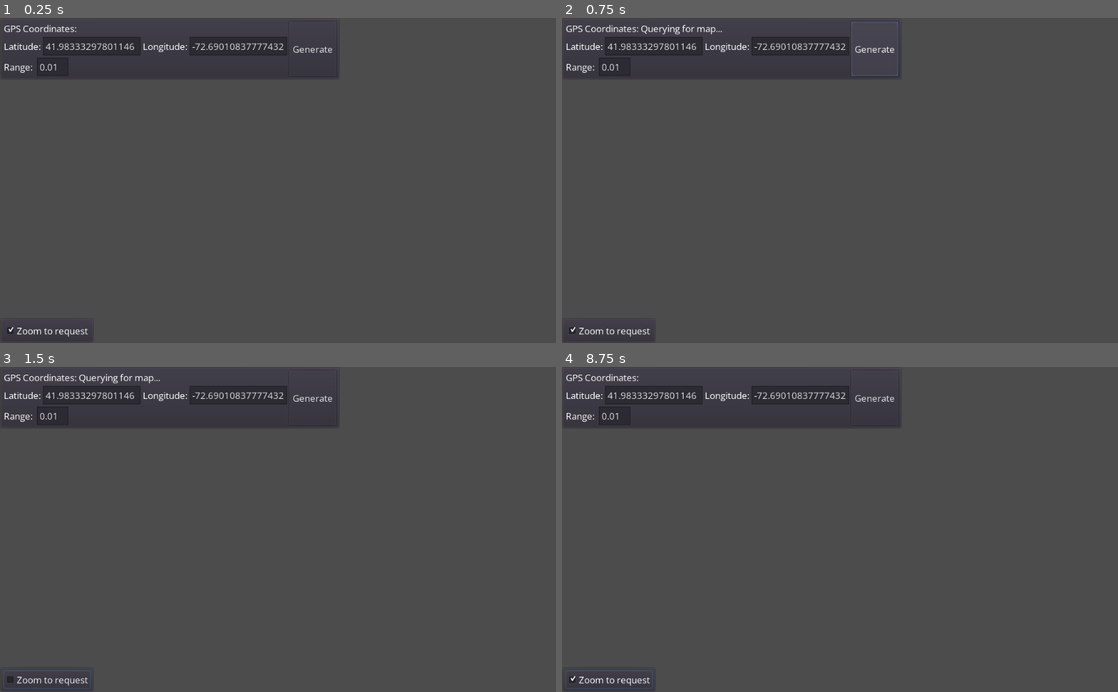
Above: before the commit, frames 1-4 (two rows, left to right).
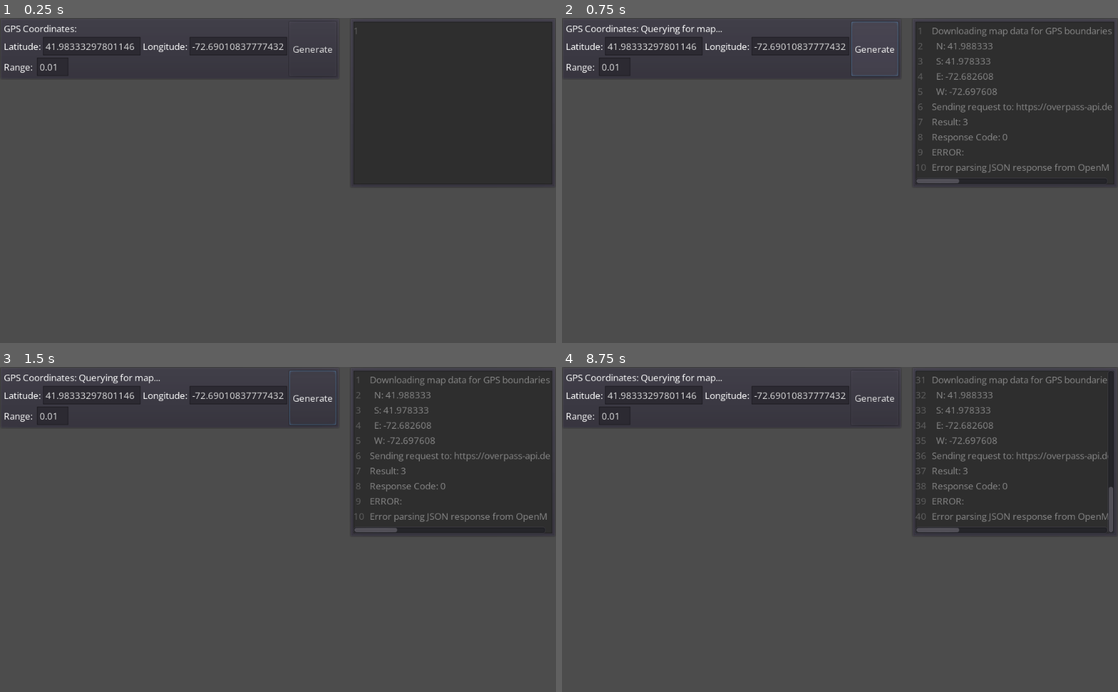
Above: after the commit, the same moments.

Repository: Netruk44/walking-app-proto-v2
Game: Godot game, scene res://scenes/Root.tscn
Same seed, same stepped clock (60 frames per second), same inputs: the game is played once before the commit and once after it.
Inputs (mouse positions are in pixels of both pictures, inside the frame that each line leads up to):
- Up to frame 1 (0.25 s): no input
- Up to frame 2 (0.75 s): click "Generate" at 0.5 s
- Up to frame 3 (1.5 s): click (44, 679) at 1.25 s, where only the run before the commit has a clickable "Zoom to request"
- Up to frame 4 (8.75 s): click "Generate" at 2 s; click (606, 679) at 2.75 s, where only the run before the commit has a clickable "Zoom to request"; click "Generate" at 3.5 s; click (606, 679) at 4.25 s, where only the run before the commit has a clickable "Zoom to request"; tap Enter at 5, 6.5, 8 s; move the mouse to (962, 513) at 5.02 s; click (962, 513) at 5.17 s; tap Space at 5.75, 7.25 s; drag from (728, 545) to (812, 594) at 5.77 s; move the mouse to (895, 458) at 6.52 s; click (895, 458) at 6.67 s; drag from (812, 594) to (673, 480) at 7.27 s; move the mouse to (1006, 578) at 8.02 s; click (1006, 578) at 8.17 s

The runs differ from the first frame. In frame 1, 18% of the frame differs, in the area x 1-100%, y 1-99%; in frame 2, 17%; in frame 3, 17%; in frame 4, 16%.

Commit message:
Aspect ratio fixes. Fixes for request area display

Diff:
--- a/scenes/Root.tscn
+++ b/scenes/Root.tscn
@@ -51,7 +51,6 @@
 margin_bottom = 114.0
 
 [node name="ConsolePanel" parent="UI_CanvasLayer/UI" instance=ExtResource( 4 )]
-visible = false
 anchor_left = 1.0
 anchor_right = 1.0
 margin_left = -380.0
@@ -59,6 +58,7 @@
 margin_bottom = 314.0
 
 [node name="ZoomContainer" type="PanelContainer" parent="UI_CanvasLayer/UI"]
+visible = false
 anchor_top = 1.0
 anchor_bottom = 1.0
 margin_top = -46.0
--- a/scenes/UI/GPSCoordsPanel.gd
+++ b/scenes/UI/GPSCoordsPanel.gd
@@ -42,8 +42,8 @@
 	var r = float(rangeText) / 2.0
 
 	# Get extents
-	var e = center_longitude + r
-	var w = center_longitude - r
+	var e = center_longitude + 1.5 * r # The world isn't square.
+	var w = center_longitude - 1.5 * r # It's wider than it is tall.
 
 	var n = center_latitude + r
 	var s = center_latitude - r
--- a/scripts/Map.gd
+++ b/scripts/Map.gd
@@ -14,6 +14,8 @@
 # OpenMaps data
 var nodes = {} # "id": int64:  {"lat": float, "lon": float}
 var ways = {} # "id": int64: {"nodes": list<int64>}
+
+var oob_size = 5.0
 
 func on_info(txt):
 	emit_signal("on_info", txt)
@@ -61,59 +63,97 @@
 			self.on_error('Unknown object type "%s", ignoring.' % obj['type'])
 
 	# Calculate node world positions
-	var lat_min = 999.0
-	var lat_max = -999.0
-	var long_min = 999.0
-	var long_max = -999.0
-	if self.zoomToFit == ZoomType.Fit_All_Returned_Data:
-		# Calculate bounding box for nodes
-		for node_id in self.nodes:
-			var n = self.nodes[node_id]
-			if n['lat'] < lat_min:
-				lat_min = n['lat']
-			if n['lat'] > lat_max:
-				lat_max = n['lat']
+	var map_lat_min_s = requested_window['s']
+	var map_lat_max_n = requested_window['n']
+	var map_long_min_w = requested_window['w']
+	var map_long_max_e = requested_window['e']
 
-			if n['lon'] < long_min:
-				long_min = n['lon']
-			if n['lon'] > long_max:
-				long_max = n['lon']
-	else:
-		lat_min = requested_window['s']
-		lat_max = requested_window['n']
-		long_min = requested_window['w']
-		long_max = requested_window['e']
+	# Fix up the map aspect ratio if the requested area isn't correct
+	var coordinates_aspect_ratio = (map_long_max_e - map_long_min_w) / (map_lat_max_n - map_lat_min_s)
+	var desired_aspect_ratio = 1.25
 
-	# Square off the window
-	var coordinates_aspect_ratio = (long_max - long_min) / (lat_max - lat_min)
-
-	if is_equal_approx(coordinates_aspect_ratio, 1.0):
+	if is_equal_approx(coordinates_aspect_ratio, desired_aspect_ratio):
 		pass
-	elif coordinates_aspect_ratio > 1.0:
+	elif coordinates_aspect_ratio > desired_aspect_ratio:
 		# Add to latitude
-		var lat_center = (lat_min + lat_max) / 2.0
-		var long_diff = (long_max - long_min) / 2.0
-		self.on_info("lat_max from: %f to %f" % [lat_max, lat_center + long_diff])
-		self.on_info("lat_min from: %f to %f" % [lat_min, lat_center - long_diff])
-		lat_max = lat_center + long_diff
-		lat_min = lat_center - long_diff
+		var lat_center = (map_lat_min_s + map_lat_max_n) / 2.0
+		var long_diff = (map_long_max_e - map_long_min_w) / 2.0
+		map_lat_max_n = lat_center + long_diff / desired_aspect_ratio
+		map_lat_min_s = lat_center - long_diff / desired_aspect_ratio
 	else:
 		# Add to longitude
-		var long_center = (long_min + long_max) / 2.0
-		var lat_diff = (lat_max - lat_min) / 2.0
-		self.on_info("long_max from: %f to %f" % [long_max, long_center + lat_diff])
-		self.on_info("long_min from: %f to %f" % [long_min, long_center - lat_diff])
-		long_max = long_center + lat_diff
-		long_min = long_center - lat_diff
+		var long_center = (map_long_min_w + map_long_max_e) / 2.0
+		var lat_diff = (map_lat_max_n - map_lat_min_s) / 2.0
+		map_long_max_e = long_center + lat_diff * desired_aspect_ratio
+		map_long_min_w = long_center - lat_diff * desired_aspect_ratio
 
 	for node_id in self.nodes:
 		var n = self.nodes[node_id]
-		var x = (n['lon'] - long_min) / (long_max - long_min)
-		var y = 1.0 - (n['lat'] - lat_min) / (lat_max - lat_min)
+		var x = (n['lon'] - map_long_min_w) / (map_long_max_e - map_long_min_w)
+		var y = 1.0 - (n['lat'] - map_lat_min_s) / (map_lat_max_n - map_lat_min_s)
 		n['pos'] = Vector2(x, y)
 
+	# Add "out of bounds" area
+	var min_points = Vector2(
+		(requested_window['w'] - map_long_min_w) / (map_long_max_e - map_long_min_w),
+		(requested_window['s'] - map_lat_min_s) / (map_lat_max_n - map_lat_min_s))
+	var max_points = Vector2(
+		(requested_window['e'] - map_long_min_w) / (map_long_max_e - map_long_min_w),
+		(requested_window['n'] - map_lat_min_s) / (map_lat_max_n - map_lat_min_s))
+
+	# TODO: Precalculate instead of recreating every time.
+
+	var scale = min(screen_size.x, screen_size.y)
+	scale *= Vector2(1.0/desired_aspect_ratio, 1.0) # Aspect ratio fix
+
+	var oob_area = Polygon2D.new()
+	add_child(oob_area)
+	oob_area.set_name('out of bounds')
+	oob_area.z_index = 1
+	oob_area.color = Color.black
+	oob_area.color.a = 0.25
+	var oob_points = PoolVector2Array()
+	# Inner window points
+	oob_points.append(Vector2(min_points.x, min_points.y) * scale)
+	oob_points.append(Vector2(max_points.x, min_points.y) * scale)
+	oob_points.append(Vector2(max_points.x, max_points.y) * scale)
+	oob_points.append(Vector2(min_points.x, max_points.y) * scale)
+
+	# Back to top left corner
+	oob_points.append(Vector2(min_points.x, min_points.y) * scale)
+
+	# OOB window points, starting at top left corner
+	oob_points.append(Vector2(-oob_size, -oob_size) * scale)
+	oob_points.append(Vector2(-oob_size, max_points.y + oob_size) * scale)
+	oob_points.append(Vector2(max_points.x + oob_size, max_points.y + oob_size) * scale)
+	oob_points.append(Vector2(max_points.x + oob_size, -oob_size) * scale)
+
+	# Back to top left corner, shape will auto-close and connect back to (0,0)
+	oob_points.append(Vector2(-oob_size, -oob_size) * scale)
+	oob_area.polygon = oob_points
+
+	# Add out of bounds line
+	var oob_line = AntialiasedLine2D.new()
+	add_child(oob_line)
+	oob_line.set_name('out of bounds line')
+	oob_line.z_index = 2
+	oob_line.default_color = Color.black
+	oob_line.default_color.a = 0.5
+	oob_line.joint_mode = Line2D.LINE_JOINT_BEVEL
+
+	var oob_line_points = PoolVector2Array()
+	# To bevel all 4 corners, we have to start/end mid-line
+	oob_line_points.append(Vector2((min_points.x + max_points.x) / 2.0, min_points.y) * scale)
+
+	oob_line_points.append(Vector2(max_points.x, min_points.y) * scale)
+	oob_line_points.append(Vector2(max_points.x, max_points.y) * scale)
+	oob_line_points.append(Vector2(min_points.x, max_points.y) * scale)
+	oob_line_points.append(Vector2(min_points.x, min_points.y) * scale)
+
+	oob_line_points.append(Vector2((min_points.x + max_points.x) / 2.0, min_points.y) * scale)
+	oob_line.points = oob_line_points
+
 	# Add lines
-	var scale = min(screen_size.x, screen_size.y)
 	for way_id in self.ways:
 		var w = self.ways[way_id]
 		var node_ids = w['nodes']
